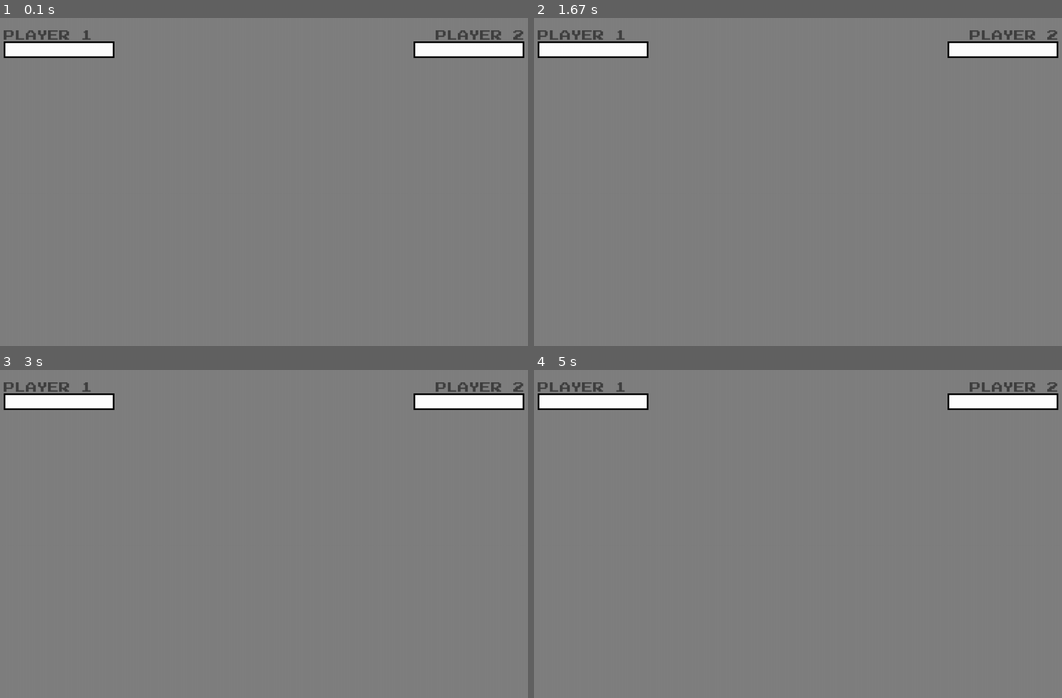
Above: before the commit, frames 1-4 (two rows, left to right).
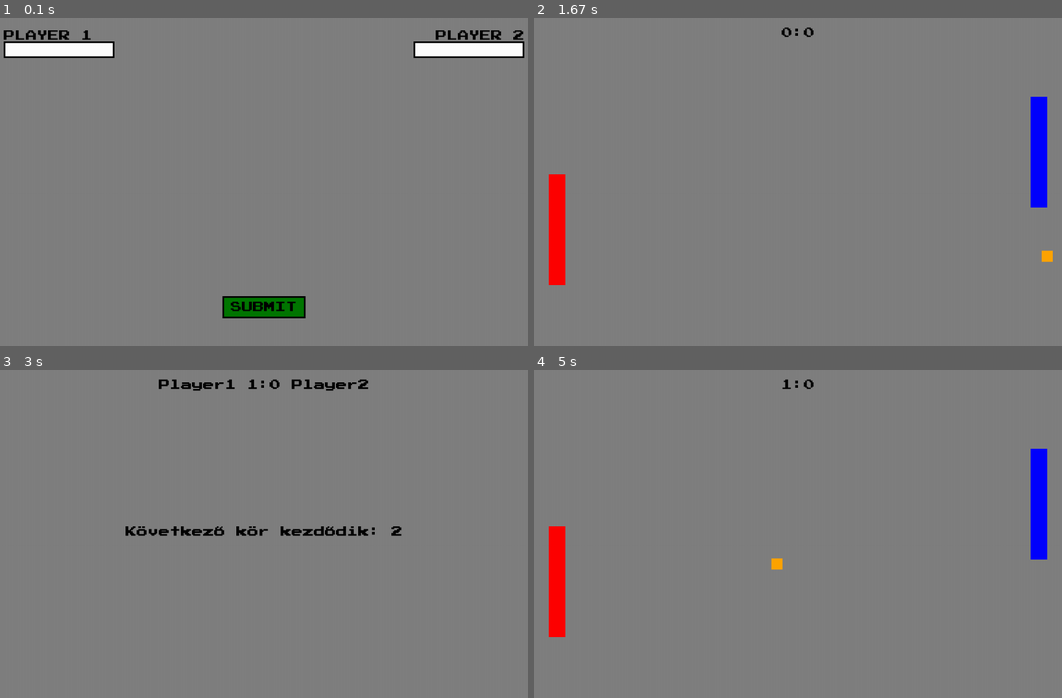
Above: after the commit, the same moments.

Repository: mentekoppany11/Python_projekt-Pong-
Game: pygame game, started from Pong.py
Same seed, same stepped clock (60 frames per second), same inputs: the game is played once before the commit and once after it.
Inputs (mouse positions are in pixels of both pictures, inside the frame that each line leads up to):
- Up to frame 1 (0.1 s): no input
- Up to frame 2 (1.67 s): click (798, 306) at 0.38 s, where only the run after the commit has a clickable "SUBMIT"; hold Up 0.67-1.13 s; move the mouse to (666, 165) at 0.7 s; hold Down 1.22-1.52 s; hold S 1.22-1.52 s; move the mouse to (776, 241) at 1.25 s
- Up to frame 3 (3 s): no input
- Up to frame 4 (5 s): no input

The runs differ from the first frame. In frame 1, 1.5% of the frame differs, in the area x 0-100%, y 3-92%; in frame 2, 4.8%, in the area x 0-100%, y 2-82%; in frame 3, 3.9%; in frame 4, 4.8%.

Commit message:
submit gomb

Diff:
--- a/Pong.py
+++ b/Pong.py
@@ -13,6 +13,8 @@
 ORANGE     = (255, 165,   0)
 BLACK      = (  0,   0,   0)
 WHITE      = (255, 255, 255)
+GREEN      = (  0, 255,   0)
+DARK_GREEN = (  0, 120,   0)
 
 pygame.display.set_caption("Pong")
 try:
@@ -54,11 +56,11 @@
 
         screen.fill(GRAY)
 
-        score_surf = font.render(f"Player1 {player1_score}:{player2_score} Player2", False, LIGHT_GRAY, GRAY)
+        score_surf = font.render(f"Player1 {player1_score}:{player2_score} Player2", False, BLACK, GRAY)
         score_rect = score_surf.get_rect(midtop = (500, 25))
         screen.blit(score_surf, score_rect)
 
-        countdown_surf = font.render(f"Következő kör kezdődik: {count}", False, LIGHT_GRAY, GRAY)
+        countdown_surf = font.render(f"Következő kör kezdődik: {count}", False, BLACK, GRAY)
         countdown_rect = countdown_surf.get_rect(center = (500, 300))
         screen.blit(countdown_surf, countdown_rect)
 
@@ -67,18 +69,31 @@
 
 def name_input():
 
-    input_active = True
+    active = True
 
     input_box_p1 = pygame.Rect(30, 50, 200, 30)
     input_box_p2 = pygame.Rect(770, 50, 200, 30)
 
+    submit_box = pygame.Rect(425, 510, 150, 40)
+    submit_box_hover = False
+
     input_text_p1 = ""
     input_text_p2 = ""
 
     active_p1 = False
     active_p2 = False
 
-    while input_active:
+    submit_surf = font.render("SUBMIT", True, BLACK)
+    submit_rect = submit_surf.get_rect(center = (500, 530))
+    submit_draw = pygame.draw.rect(screen, DARK_GREEN, submit_box)
+
+    player1_name_surf = font.render("PLAYER 1", True, BLACK)
+    player1_name_rect = player1_name_surf.get_rect(topleft = (30, 30))
+
+    player2_name_surf = font.render("PLAYER 2", True, BLACK)
+    player2_name_rect = player2_name_surf.get_rect(topright = (970, 30))
+
+    while active:
         for event in pygame.event.get():
             if event.type == pygame.QUIT:
                 pygame.quit()
@@ -96,29 +111,30 @@
                     active_p2 = False
 
             if event.type == pygame.KEYDOWN and len(input_text_p1) <= 14 and active_p1:
-                if event.key == pygame.K_RETURN:
-                    input_active = False
-                elif event.key == pygame.K_BACKSPACE:
+                if event.key == pygame.K_BACKSPACE:
                     input_text_p1 = input_text_p1[:-1]
                 else:
                     input_text_p1 += event.unicode
 
             if event.type == pygame.KEYDOWN and len(input_text_p2) <= 14 and active_p2:
-                if event.key == pygame.K_RETURN:
-                    input_active = False
-                elif event.key == pygame.K_BACKSPACE:
+                if event.key == pygame.K_BACKSPACE:
                     input_text_p2 = input_text_p2[:-1]
                 else:
                     input_text_p2 += event.unicode
 
+            if event.type == pygame.MOUSEMOTION:
+                if submit_draw.collidepoint(event.pos) or submit_rect.collidepoint(event.pos):
+                    submit_box_hover = True
+                else:
+                    submit_box_hover = False
+
+            if event.type == pygame.MOUSEBUTTONDOWN:
+                if submit_draw.collidepoint(event.pos) or submit_rect.collidepoint(event.pos):
+                    active = False
+
         screen.fill(GRAY)
 
-        player1_name_surf = font.render("PLAYER 1", True, LIGHT_GRAY)
-        player1_name_rect = player1_name_surf.get_rect(topleft = (30, 30))
         screen.blit(player1_name_surf, player1_name_rect)
-
-        player2_name_surf = font.render("PLAYER 2", True, LIGHT_GRAY)
-        player2_name_rect = player2_name_surf.get_rect(topright = (970, 30))
         screen.blit(player2_name_surf, player2_name_rect)
 
         pygame.draw.rect(screen, WHITE, input_box_p1)
@@ -127,8 +143,14 @@
         pygame.draw.rect(screen, WHITE, input_box_p2)
         pygame.draw.rect(screen, BLACK, input_box_p2, 3)
 
+        pygame.draw.rect(screen, DARK_GREEN, submit_box)
+        pygame.draw.rect(screen, BLACK, submit_box, 3)
+
+        screen.blit(submit_surf, submit_rect)
+
+
         if active_p1:
-            pygame.draw.rect(screen, (0, 255, 0), input_box_p1, 3)
+            pygame.draw.rect(screen, GREEN, input_box_p1, 3)
             text_surf_p1 = font.render(input_text_p1, True, BLUE)
             screen.blit(text_surf_p1, (input_box_p1.x + 10, input_box_p1.y + 10))
         else:
@@ -137,7 +159,7 @@
             screen.blit(text_surf_p1, (input_box_p1.x + 10, input_box_p1.y + 10))
 
         if active_p2:
-            pygame.draw.rect(screen, (0, 255, 0), input_box_p2, 3)
+            pygame.draw.rect(screen, GREEN, input_box_p2, 3)
             text_surf_p2 = font.render(input_text_p2, True, BLUE)
             screen.blit(text_surf_p2, (input_box_p2.x + 10, input_box_p2.y + 10))
         else:
@@ -145,6 +167,10 @@
             text_surf_p2 = font.render(input_text_p2, True, BLUE)
             screen.blit(text_surf_p2, (input_box_p2.x + 10, input_box_p2.y + 10))
 
+        if submit_box_hover:
+            pygame.draw.rect(screen, GREEN, submit_box)
+            pygame.draw.rect(screen, BLACK, submit_box, 3)
+            screen.blit(submit_surf, submit_rect)
 
         pygame.display.update()
         clock.tick(60)
@@ -160,11 +186,9 @@
                 pygame.quit()
                 exit()
 
-
-
         screen.fill(GRAY)
 
-        score_surf = font.render(f"{player1_name} {player1_score}:{player2_score} {player2_name}", True, LIGHT_GRAY, GRAY)
+        score_surf = font.render(f"{player1_name} {player1_score}:{player2_score} {player2_name}", True, BLACK, GRAY)
         score_rect = score_surf.get_rect(midtop = (500, 25))
 
         screen.blit(player1_surf, player1_rect)
Not shown, changed: To-do_list
